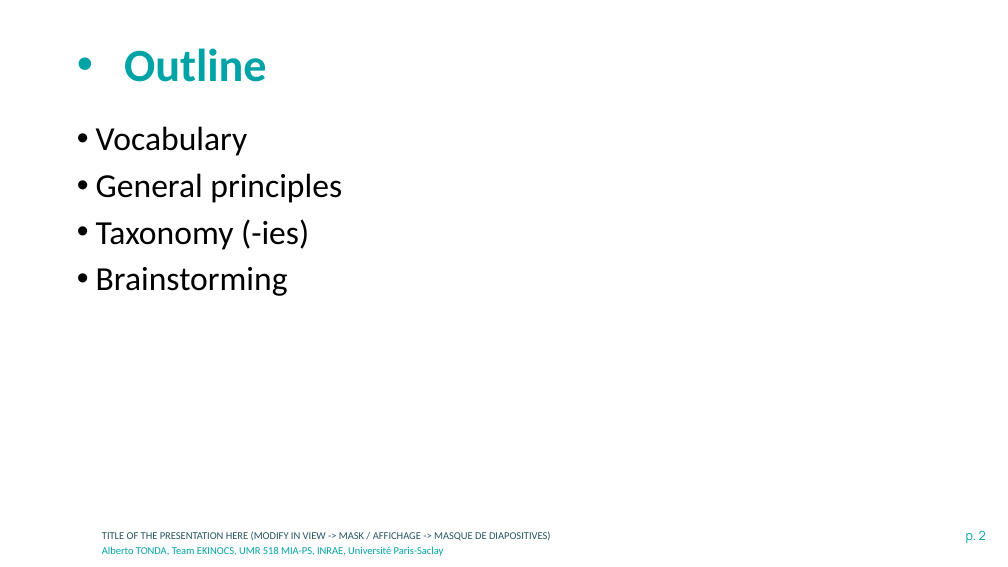
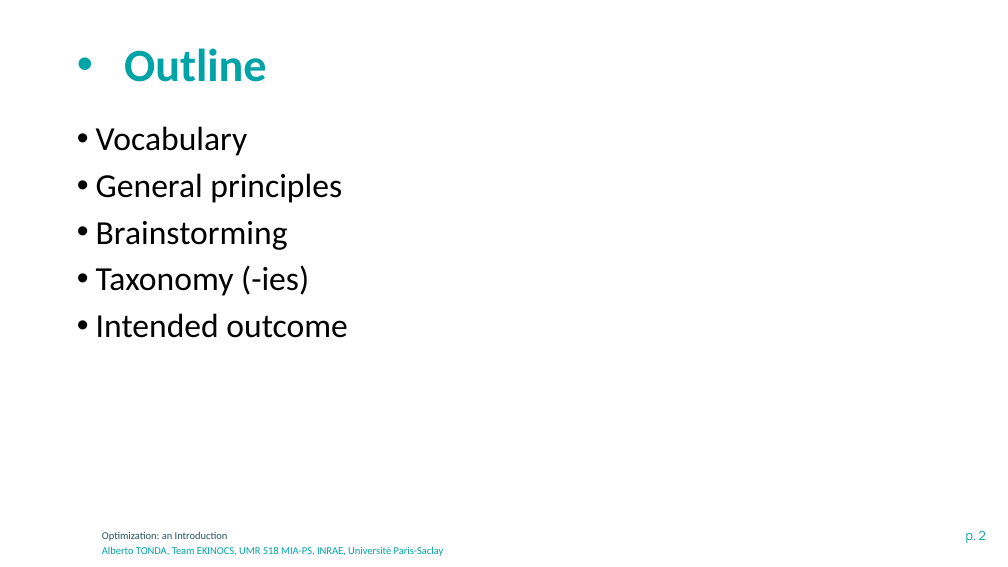
Before and after one commit to albertotonda/teaching, a slide deck: slide 2 of optimization-methods-for-artificial-intelligence/optimization-introduction.pptx. Drawn at 1008x567 pixels with LibreOffice and Linux fonts; fonts in the diff are those of the drawing; background and template pictures are left out. Boxes give left, top, right and bottom in pixels: in the first picture for what was removed or moved away, otherwise in the second. Text is boxed around its words. In the diff, an @@ line names an element or a change of style, - is before the commit and + after.

```diff
--- a/optimization-methods-for-artificial-intelligence/optimization-introduction.pptx
+++ b/optimization-methods-for-artificial-intelligence/optimization-introduction.pptx
@@ text at [96,221,288,250]: paragraph added @@
+• Brainstorming
@@ text at [96,313,347,338]: text changed @@
-• Brainstorming
+• Intended outcome
@@ text at [102,531,228,541]: text changed @@
-TITLE OF THE PRESENTATION HERE (MODIFY IN VIEW -> MASK / AFFICHAGE -> MASQUE DE DIAPOSITIVES)
+Optimization: an Introduction
```
Also in this commit, not shown: 11 other slides changed, 5 slides added, 2 other files.
